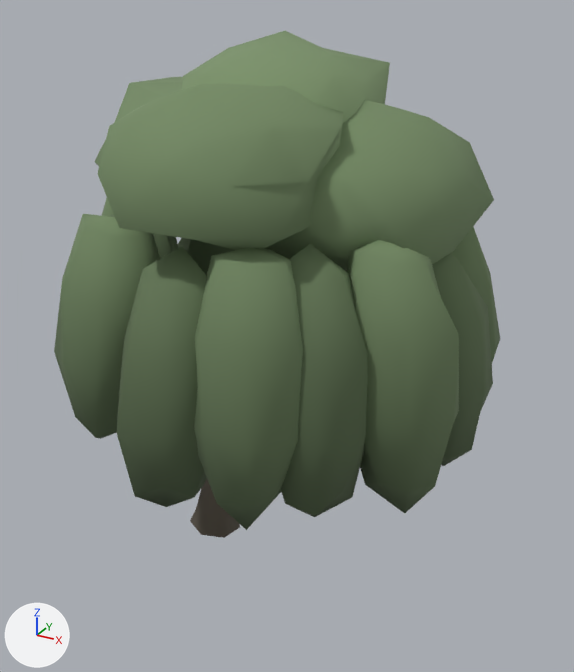
The glTF model public/models/tree_willow_weeping.glb as it was, and as the next commit left it.
Rendered twice from a 50 mm lens placed at (9.12, -13.02, 11.78), pointed at (1.85, 0.21, 5.16). Arrows for +X, +Y and +Z are at lower left; the lights stay in place. The older version comes first. Vertices at exactly the same position are counted once.

Names of what the first picture shows: 'tree_willow_weeping'.
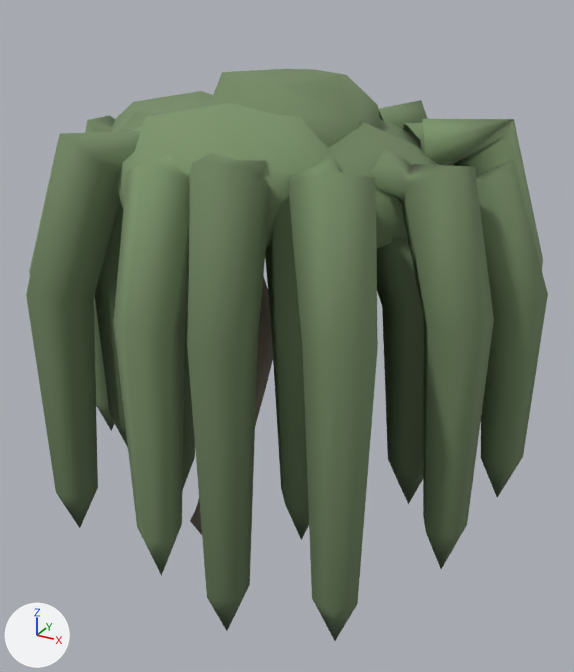
Changed parts and their boxes [x1, y1, x2, y2] in the pictures (574 x 672 px):
'tree_willow_weeping', reshaped (17% wider, 13% taller): before [54, 31, 500, 538]; after [26, 69, 548, 641]
part 1 of me_mesh_tree_willow_weeping, added: after [261, 276, 271, 327]
part 2 of me_mesh_tree_willow_weeping, rebuilt: before [265, 100, 494, 270]; after [329, 121, 434, 249]
part 3 of me_mesh_tree_willow_weeping, rebuilt: before [182, 31, 390, 123]; after [203, 69, 380, 148]
part 4 of me_mesh_tree_willow_weeping, rebuilt (not visible before): after [378, 120, 421, 149]
part 5 of me_mesh_tree_willow_weeping, rebuilt: before [95, 77, 183, 166]; after [111, 91, 213, 132]
part 6 of me_mesh_tree_willow_weeping, rebuilt: before [98, 83, 344, 250]; after [117, 103, 331, 247]
part 7 of me_mesh_tree_willow_weeping, rebuilt (mostly hidden before): before [101, 198, 178, 251]; after [85, 115, 115, 431]
part 8 of me_mesh_tree_willow_weeping, rebuilt (not visible before): after [378, 100, 428, 129]
part 9 of me_mesh_tree_willow_weeping, rebuilt: before [281, 244, 368, 517]; after [265, 196, 309, 541]
part 10 of me_mesh_tree_willow_weeping, rebuilt (12% wider, 54% taller): before [347, 240, 459, 513]; after [369, 149, 494, 569]
part 11 of me_mesh_tree_willow_weeping, rebuilt (mostly hidden afterwards): before [54, 214, 160, 439]; after [29, 142, 58, 274]
part 12 of me_mesh_tree_willow_weeping, rebuilt: before [432, 253, 493, 466]; after [430, 159, 548, 497]
part 13 of me_mesh_tree_willow_weeping, rebuilt: before [117, 247, 207, 507]; after [113, 155, 189, 576]
part 14 of me_mesh_tree_willow_weeping, rebuilt (not visible afterwards): before [178, 238, 235, 276]
part 15 of me_mesh_tree_willow_weeping, rebuilt: before [194, 248, 303, 530]; after [187, 153, 271, 631]
part 16 of me_mesh_tree_willow_weeping, built on (mostly hidden before): before [110, 214, 500, 362]; after [26, 119, 543, 641]

Edits to the bpy script that builds the scene:
```text
Change me_mesh_tree_willow_weeping:
    remove me_mesh_tree_willow_weeping.from_pydata(...)  # 690 vertices, 1260 faces; spans x -3.27..6.04, y -3.88..4.67, z -0.09..11.06
    add me_mesh_tree_willow_weeping.from_pydata(...)  # 714 vertices, 1196 faces; spans x -3.26..6.85, y -4.4..5.07, z -0.09..10.42
    me_mesh_tree_willow_weeping part 1: the loose piece of 5 vertices spanning x -0.23..1.57, y 0.21..0.74, z 5.11..7.95 is copied, and the copy is multiplied about its middle by the matrix ((-0.168, 0.957, -0.186), (-0.555, -0.248, -0.78), (-0.801, -0.028, 0.579)), then moved by (0.68, -0.73, 0.02); it spans x 1.2..1.6, y -0.93..0.58, z 5.12..8.09
    me_mesh_tree_willow_weeping part 2: the loose piece of 42 vertices spanning x 1.14..5.61, y -1.84..2.74, z 6.8..10.0 is rebuilt with 30 vertices and now spans x 0.67..5.41, y -1.98..2.62, z 7.19..9.66
    me_mesh_tree_willow_weeping part 3: the loose piece of 42 vertices spanning x -0.32..3.46, y -1.73..2.49, z 8.39..11.06 is rebuilt with 30 vertices and now spans x 0.04..3.46, y -1.38..2.29, z 8.39..10.42
    me_mesh_tree_willow_weeping part 4: the loose piece of 42 vertices spanning x -0.73..3.76, y -0.04..4.11, z 6.9..10.16 is rebuilt with 30 vertices and now spans x -0.63..3.95, y -0.29..3.97, z 7.11..9.68
    me_mesh_tree_willow_weeping part 5: the loose piece of 42 vertices spanning x -2.89..1.77, y -1.6..3.27, z 7.11..10.01 is rebuilt with 30 vertices and now spans x -2.77..1.85, y -1.31..3.32, z 7.17..9.86
    me_mesh_tree_willow_weeping part 6: the loose piece of 42 vertices spanning x -0.65..3.69, y -3.57..0.75, z 7.46..10.42 is rebuilt with 30 vertices and now spans x -0.88..3.71, y -3.36..1.1, z 7.55..9.97
    me_mesh_tree_willow_weeping part 7: the loose piece of 30 vertices spanning x -3.27..-0.73, y -0.82..0.99, z 2.98..8.31 is rebuilt with 21 vertices and now spans x -3.19..-0.87, y -0.73..0.61, z 1.78..9.34
    me_mesh_tree_willow_weeping part 8: the loose piece of 30 vertices spanning x 1.7..3.85, y 2.69..4.63, z 3.29..8.32 is rebuilt with 21 vertices and now spans x 1.97..3.54, y 2.65..4.98, z 1.22..9.5
    me_mesh_tree_willow_weeping part 9: the loose piece of 30 vertices spanning x 2.41..4.71, y -3.06..-1.1, z 3.02..7.91 is rebuilt with 21 vertices and now spans x 2.18..4.02, y -2.9..-0.72, z 2.44..9.04
    me_mesh_tree_willow_weeping part 10: the loose piece of 30 vertices spanning x 3.79..5.97, y -2.14..-0.41, z 3.03..8.1 is rebuilt with 21 vertices and now spans x 4.06..6.32, y -1.78..-0.15, z 1.89..9.35
    me_mesh_tree_willow_weeping part 11: the loose piece of 30 vertices spanning x -2.04..0.44, y -3.0..-1.17, z 3.27..7.88 is rebuilt with 21 vertices and now spans x -2.26..-0.02, y -2.93..-0.9, z 2.37..9.26
    me_mesh_tree_willow_weeping part 12: the loose piece of 30 vertices spanning x 3.7..6.04, y -0.51..1.25, z 3.03..7.79 is rebuilt with 21 vertices and now spans x 4.41..6.85, y -0.21..1.06, z 2.6..9.15
    me_mesh_tree_willow_weeping part 13: the loose piece of 30 vertices spanning x 0.14..2.25, y -3.88..-1.85, z 2.86..7.74 is rebuilt with 21 vertices and now spans x 0.91..2.2, y -4.4..-2.12, z 1.91..9.4
    me_mesh_tree_willow_weeping part 14: the loose piece of 30 vertices spanning x -2.16..0.18, y 1.09..2.93, z 2.75..7.53 is rebuilt with 21 vertices and now spans x -1.21..0.73, y 1.17..2.96, z 2.49..8.83
    me_mesh_tree_willow_weeping part 15: the loose piece of 30 vertices spanning x 1.63..3.83, y -3.76..-1.77, z 2.91..7.92 is rebuilt with 21 vertices and now spans x 1.85..3.28, y -4.25..-2.07, z 1.08..9.54
    me_mesh_tree_willow_weeping part 16: 65 vertices removed from x -2.51..5.74, y -1.74..3.11, z 3.1..8.27; 252 vertices added at x -3.26..6.44, y -3.86..4.21, z 0.99..9.56
    other edits to the shape of me_mesh_tree_willow_weeping do not show in these pictures
```
